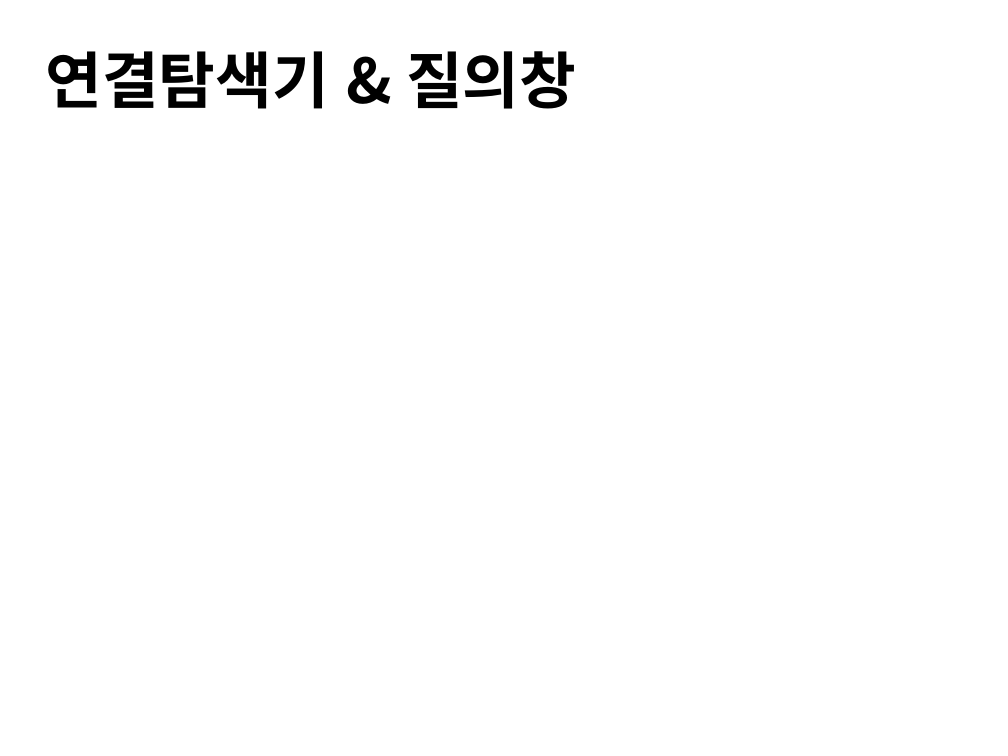
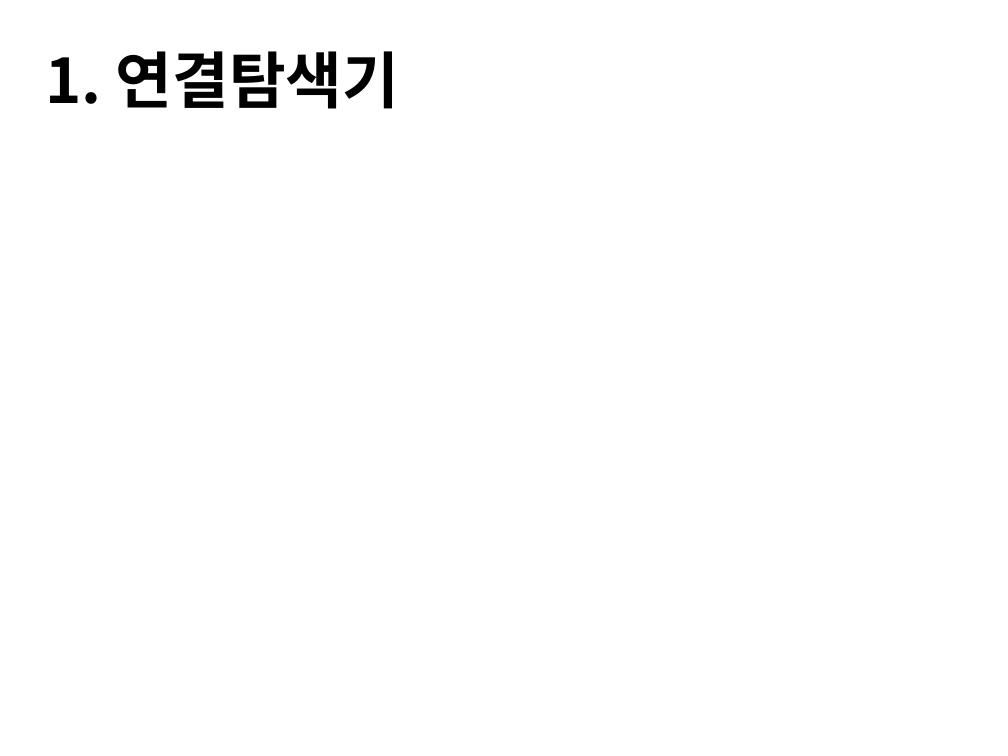
Before and after one commit to postech-dblab-iitp/visual-tool, a slide deck: slide 1 of ViT_docs/Test scenario-ViT/No.1-연결탐색기(Database Navigator).pptx. Drawn at 1008x756 pixels with LibreOffice and Linux fonts; fonts in the diff are those of the drawing; background and template pictures are left out. Boxes give left, top, right and bottom in pixels: in the first picture for what was removed or moved away, otherwise in the second. Text is boxed around its words. In the diff, an @@ line names an element or a change of style, - is before the commit and + after.

```diff
--- a/ViT_docs/Test scenario-ViT/No.1-연결탐색기(Database Navigator).pptx
+++ b/ViT_docs/Test scenario-ViT/No.1-연결탐색기(Database Navigator).pptx
@@ text at <box>46,51,399,109</box>: text changed @@
-연결탐색기 & 질의창
+1. 연결탐색기
```
Also in this commit, not shown: 9 other slides changed, 5 other files.
